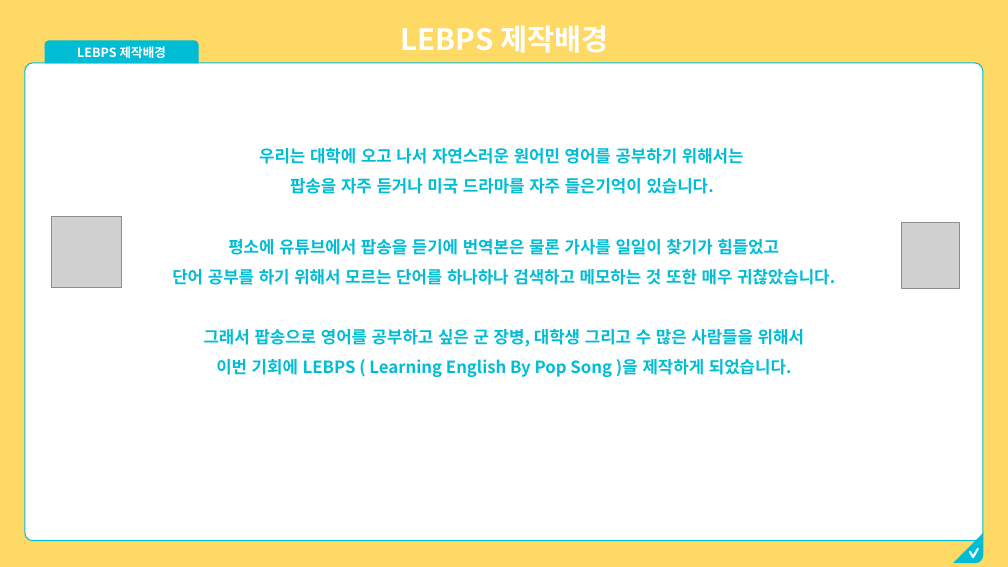
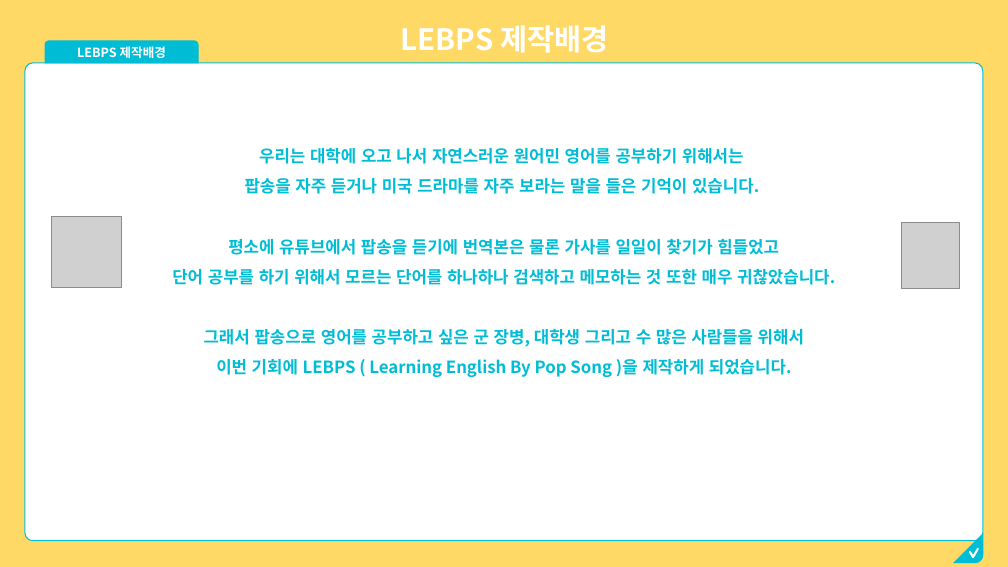
Before and after one commit to osam2019/APP_LEBPS_solo, a slide deck: slide 3 of APP_LEBPS_solo.pptx. Drawn at 1008x567 pixels with LibreOffice and Linux fonts; fonts in the diff are those of the drawing; grey boxes stand for pictures. Boxes give left, top, right and bottom in pixels: in the first picture for what was removed or moved away, otherwise in the second. Text is boxed around its words. In the diff, an @@ line names an element or a change of style, - is before the commit and + after.

```diff
--- a/APP_LEBPS_solo.pptx
+++ b/APP_LEBPS_solo.pptx
@@ text in rounded rectangle at bbox=[245, 178, 759, 194]: text changed @@
-팝송을 자주 듣거나 미국 드라마를 자주 들은기억이 있습니다.
+팝송을 자주 듣거나 미국 드라마를 자주 보라는 말을 들은 기억이 있습니다.
```
Also in this commit, not shown: 2 other slides changed.
